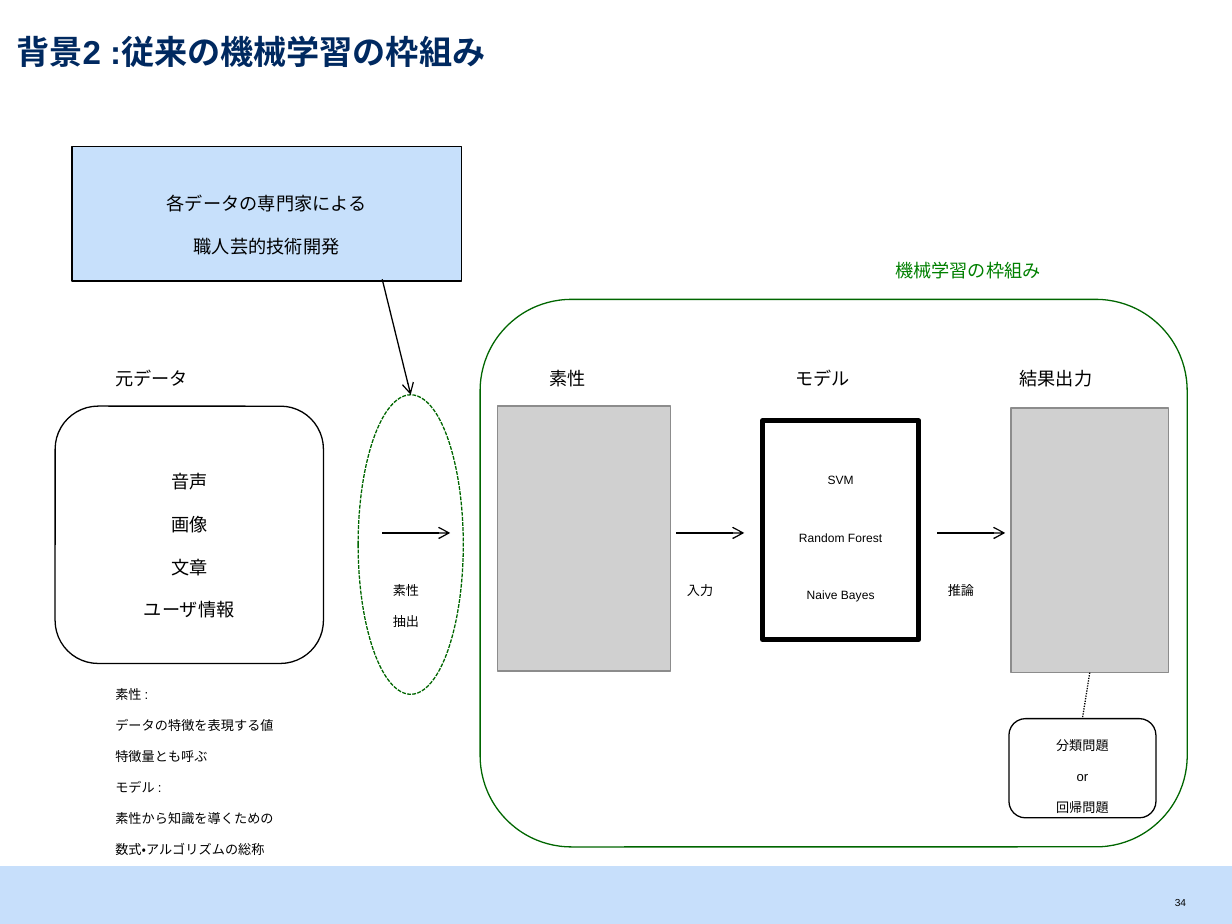
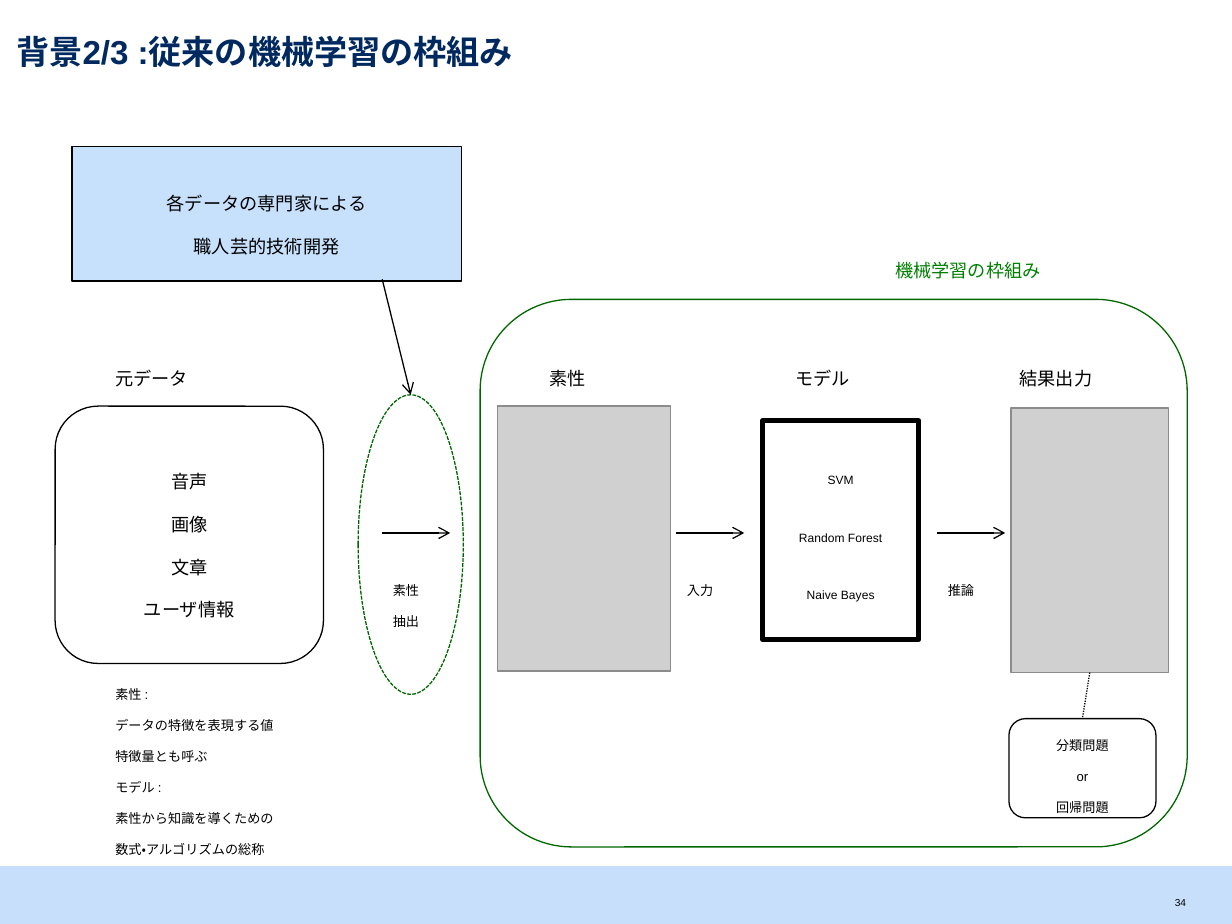
Before and after one commit to srtk/sotsuron, a slide deck: slide 35 of doc/sotsuron_defense/bd.pptx. Drawn at 1232x924 pixels with LibreOffice and Linux fonts; fonts in the diff are those of the drawing; grey boxes stand for pictures. Boxes give left, top, right and bottom in pixels: in the first picture for what was removed or moved away, otherwise in the second. Text is boxed around its words. In the diff, an @@ line names an element or a change of style, - is before the commit and + after.

```diff
--- a/doc/sotsuron_defense/bd.pptx
+++ b/doc/sotsuron_defense/bd.pptx
@@ title at bbox=[16, 35, 513, 67]: text changed @@
-背景2 :従来の機械学習の枠組み
+背景2/3 :従来の機械学習の枠組み
```
Also in this commit, not shown: 7 other slides changed, 1 other file.
